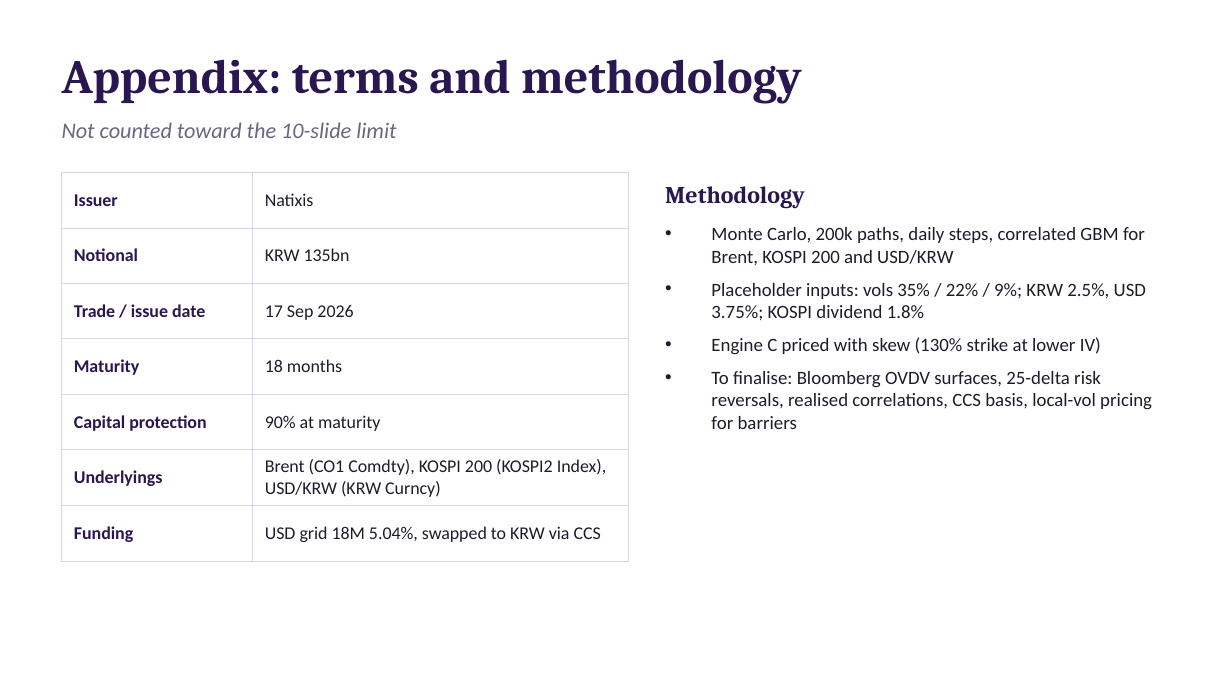
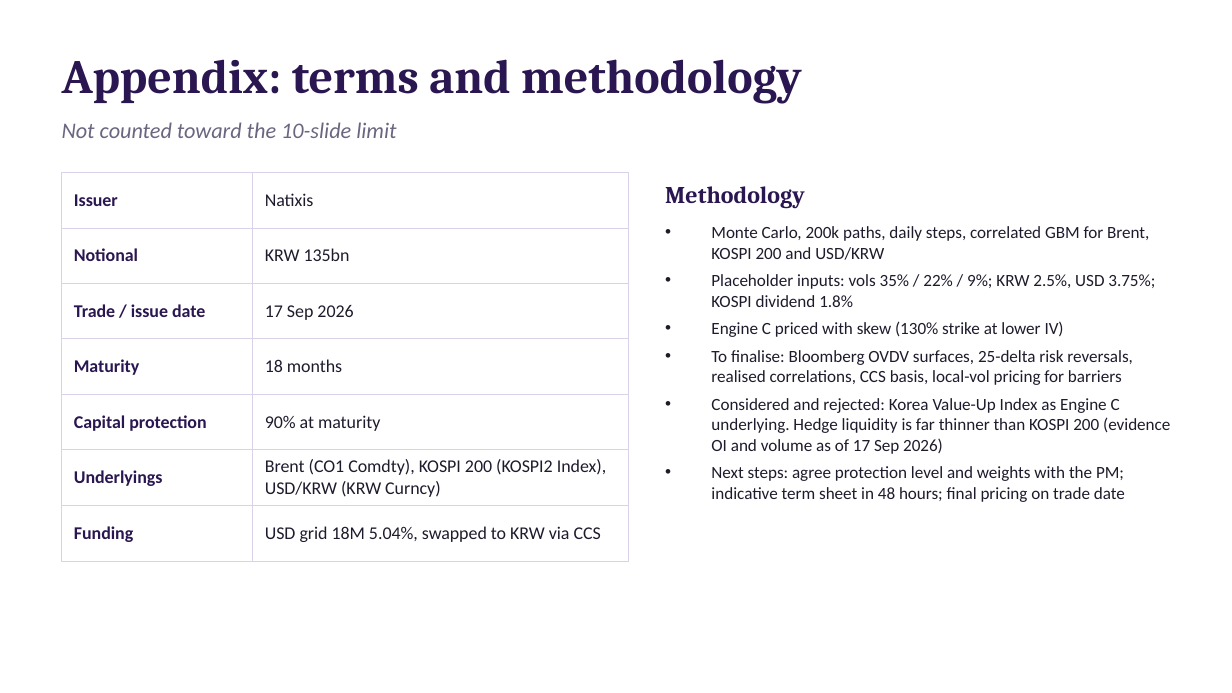
Before and after one commit to benjaminlhl/natixis-case-comp, a slide deck: slide 13 of deck/K-Dislocation-Note.pptx. Drawn at 1232x693 pixels with LibreOffice and Linux fonts; fonts in the diff are those of the drawing. Boxes give left, top, right and bottom in pixels: in the first picture for what was removed or moved away, otherwise in the second. Text is boxed around its words. In the diff, an @@ line names an element or a change of style, - is before the commit and + after.

```diff
--- a/deck/K-Dislocation-Note.pptx
+++ b/deck/K-Dislocation-Note.pptx
@@ text at (711,226,1155,385): size 11 to 10 pt in "Monte Carlo, 200k paths, daily steps, correlated ...", "Placeholder inputs: vols 35% / 22% / ...", "Engine C priced with skew (130% strike ...", "To finalise: Bloomberg OVDV surfaces, 25-delta risk ..."; less space between paragraphs @@
@@ text at (711,398,1170,502): paragraphs added @@
+• Considered and rejected: Korea Value-Up Index as Engine C underlying. Hedge liquidity is far thinner than KOSPI 200 (evidence OI and volume as of 17 Sep 2026)
+• Next steps: agree protection level and weights with the PM; indicative term sheet in 48 hours; final pricing on trade date
```
Also in this commit, not shown: 2 other slides changed, 2 slides added, 2 slides removed, 4 other files.
